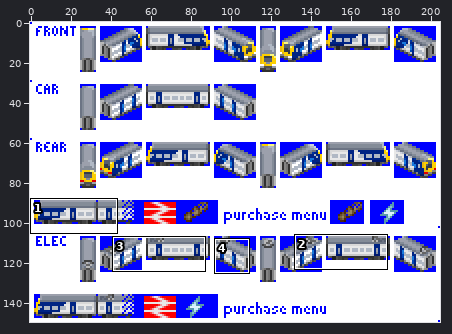
Two versions of one sprite sheet, gfx/br_195_331.png. Above, an overview of the earlier version with the close-up marked.
Close-up. Before the commit:
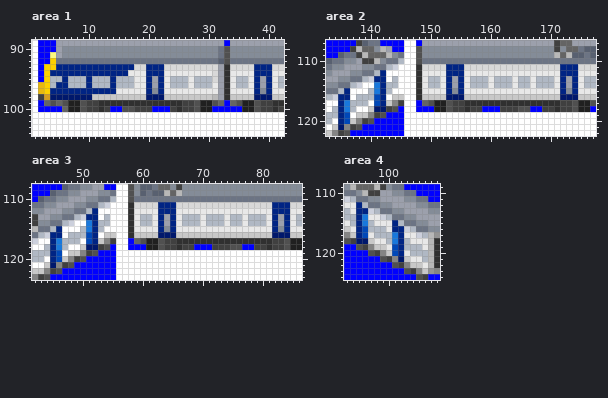
The file is 205x150 pixels. Colours within 5 levels of each other are drawn and written as one. Shown: area 1: x 1..42, y 89..104; area 2: x 133..177, y 107..122; area 3: x 42..86, y 108..123; area 4: x 93..108, y 109..124. The commit also changed other parts of the picture, which this record leaves out.
Once edited:
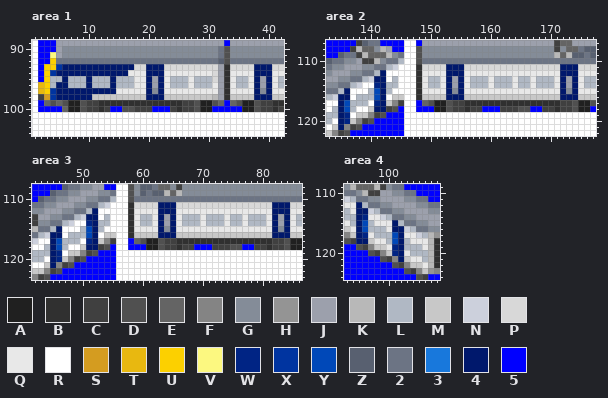
Palette (. is transparent): A #202020  B #303030  C #404040  D #505050  E #646464  F #848484  G #848c98  H #949494  J #9ca0ac  K #b8b8b8  L #b0b8c4  M #c8c8c8  N #ccd0dc  P #d8d8d8  Q #e8e8e8  R #ffffff  S #d49c20  T #e8b810  U #fcd000  V #fcf880  W #002484  X #0034a0  Y #0048b8  Z #586070  2 #6c7484  3 #1878dc  4 #00186c  5 #0000ff
Change:
--- area 1
@@ x 1..42 @@
  92 R55U222222222222222222222222222ZD222222222
- 93 R5UUWWWWWWWWWWWWWPPWWWPPPPPPPPPJBPPPPWWWPP
- 94 R5UWWWWWWWWWWWWWQQQWWWQQQQQQQQPJBQQQQWWWQQ
- 95 R5ULLWLLLWLLLWLLLQQWJWQLLLQLLLPJBQLLQWJWQL
- 96 RTULWWLLLWLLLWLLLQQWJWQLLLQLLLQJBQLLQWJWQL
- 97 RTUWWWWWWWWWWWQQQQQWGWQQQQQQQQQJBQQQQWGWQQ
- 98 RCS4444444MMMMMMMMM444MMMMMMMMKJBMMMM444MM
+ 93 R5UUX444444444444PP444PPPPPPPPPJBPPPP444PP
+ 94 R5UX444444444444QQQ444QQQQQQQQPJBQQQQ444QQ
+ 95 R5ULL4LLL4LLL4LLLQQ4J4QLLLQLLLPJBQLLQ4J4QL
+ 96 RTUL44LLL4LLL4LLLQQ4J4QLLLQLLLQJBQLLQ4J4QL
+ 97 RTUX4444444444QQQQQ4G4QQQQQQQQQJBQQQQ4G4QQ
+ 98 RCSX444444MMMMMMMMM444MMMMMMMMKJBMMMM444MM
  99 R5EDEDAADCCBBBBBBBBBBBBBBCCDAADE5EDAADCCBB
--- area 2
@@ x 133..177 @@
 110 Z22GGJCCKG22LRRD22222222222222222222222222222
-111 2GGJJJGG22LNRRRBPPPPWWWPPPPPPPPPPPPPPPPWWWPPP
-112 GJJJGG22LWRRRRRBQQQQWWWQQQQQQQQQQQQQQQQWWWQQQ
-113 JJGG22LNWWRLRRRBQLLQWJWQLLLQLLLQLLQLLLQWJWQLL
-114 GG22LNRR3WLLRRRBQLLQWJWQLLLQLLLQLLQLLLQWJWQLL
-115 22LWRRRL3WLRRRRBQQQQWGWQQQQQQQQQQQQQQQQWGWQQQ
-116 LNWWRLLLYWRMMRRBMMMM444MMMMMMMMMMMMMMMM444MMM
-117 RRW3LLLRYWMFCRR5EDAADCCBBBBBBBBBBBBBBBBCCDAAD
-118 RLW3LRRM44CD5RR555AADCCBCC555CCCDD55CCBCCDAA5
-119 LLWYRMMFCD555RRRRRRRRRRRRRRRRRRRRRRRRRRRRRRRR
-120 LRWYMFCD55555RRRRRRRRRRRRRRRRRRRRRRRRRRRRRRRR
+111 2GGJJJGG22LNRRRBPPPP444PPPPPPPPPPPPPPPP444PPP
+112 GJJJGG22L4RRRRRBQQQQ444QQQQQQQQQQQQQQQQ444QQQ
+113 JJGG22LN44RLRRRBQLLQ4J4QLLLQLLLQLLQLLLQ4J4QLL
+114 GG22LNRRW4LLRRRBQLLQ4J4QLLLQLLLQLLQLLLQ4J4QLL
+115 22L4RRRLY4LRRRRBQQQQ4G4QQQQQQQQQQQQQQQQ4G4QQQ
+116 LN44RLLLY4RMMRRBMMMM444MMMMMMMMMMMMMMMM444MMM
+117 RR4YLLLRW4MFCRR5EDAADCCBBBBBBBBBBBBBBBBCCDAAD
+118 RL4YLRRM44CD5RR555AADCCBCC555CCCDD55CCBCCDAA5
+119 LL4WRMMFCD555RRRRRRRRRRRRRRRRRRRRRRRRRRRRRRRR
+120 LR4WMFCD55555RRRRRRRRRRRRRRRRRRRRRRRRRRRRRRRR
 121 RM4FCD5555555RRRRRRRRRRRRRRRRRRRRRRRRRRRRRRRR
--- area 3
@@ x 42..86 @@
 110 5Z22GGJJJGG22LRRD2222222222222222222222222222
-111 22GGJJJGG22LNRRRBPPPPWWWPPPPPPPPPPPPPPPPWWWPP
-112 GGJJJGG22LWRRRRRBQQQQWWWQQQQQQQQQQQQQQQQWWWQQ
-113 CJJGG22LNWWRLRRRBQLLQWJWQLLLQLLLQLLQLLLQWJWQL
-114 CGG22LNRR3WLLRRRBQLLQWJWQLLLQLLLQLLQLLLQWJWQL
-115 K22LWRRRL3WLRRRRBQQQQWGWQQQQQQQQQQQQQQQQWGWQQ
-116 2LNWWRLLLYWRMMRRBMMMM444MMMMMMMMMMMMMMMM444MM
-117 NRRW3LLLRYWMFCRR5EDAADCCBBBBBBBBBBBBBBBBCCDAA
-118 RRLW3LRRM44CD5RR555AADCCBCC555CCCDD55CCBCCDAA
-119 LLLWYRMMFCD555RRRRRRRRRRRRRRRRRRRRRRRRRRRRRRR
-120 LLRWYMFCD55555RRRRRRRRRRRRRRRRRRRRRRRRRRRRRRR
+111 22GGJJJGG22LNRRRBPPPP444PPPPPPPPPPPPPPPP444PP
+112 GGJJJGG22L4RRRRRBQQQQ444QQQQQQQQQQQQQQQQ444QQ
+113 CJJGG22LN44RLRRRBQLLQ4J4QLLLQLLLQLLQLLLQ4J4QL
+114 CGG22LNRRW4LLRRRBQLLQ4J4QLLLQLLLQLLQLLLQ4J4QL
+115 K22L4RRRLY4LRRRRBQQQQ4G4QQQQQQQQQQQQQQQQ4G4QQ
+116 2LN44RLLLY4RMMRRBMMMM444MMMMMMMMMMMMMMMM444MM
+117 NRR4YLLLRW4MFCRR5EDAADCCBBBBBBBBBBBBBBBBCCDAA
+118 RRL4YLRRM44CD5RR555AADCCBCC555CCCDD55CCBCCDAA
+119 LLL4WRMMFCD555RRRRRRRRRRRRRRRRRRRRRRRRRRRRRRR
+120 LLR4WMFCD55555RRRRRRRRRRRRRRRRRRRRRRRRRRRRRRR
 121 RRM4FCD5555555RRRRRRRRRRRRRRRRRRRRRRRRRRRRRRR
--- area 4
@@ x 93..108 @@
 111 NL22GGJJJJGG2255
-112 QQWL22GGJJJJGG22
-113 LQWWNL22GGJJJJGG
-114 LLW3QQNL22GGJJJJ
-115 QLW3LQQQWL22GGJJ
-116 MQWYLLLQWWNL22GG
-117 FMWYQLLL3WQQNLKH
-118 DC44MQQL3WLQQQKB
-119 55DCFMMQYWLLLQKB
-120 5555DCFMYWQLLLKB
+112 QQ4L22GGJJJJGG22
+113 LQ44NL22GGJJJJGG
+114 LL4WQQNL22GGJJJJ
+115 QL4YLQQQ4L22GGJJ
+116 MQ4YLLLQ44NL22GG
+117 FM4WQLLLY4QQNLKH
+118 DC44MQQLY4LQQQKB
+119 55DCFMMQW4LLLQKB
+120 5555DCFMW4QLLLKB
 121 555555DCF4MQQLKB
